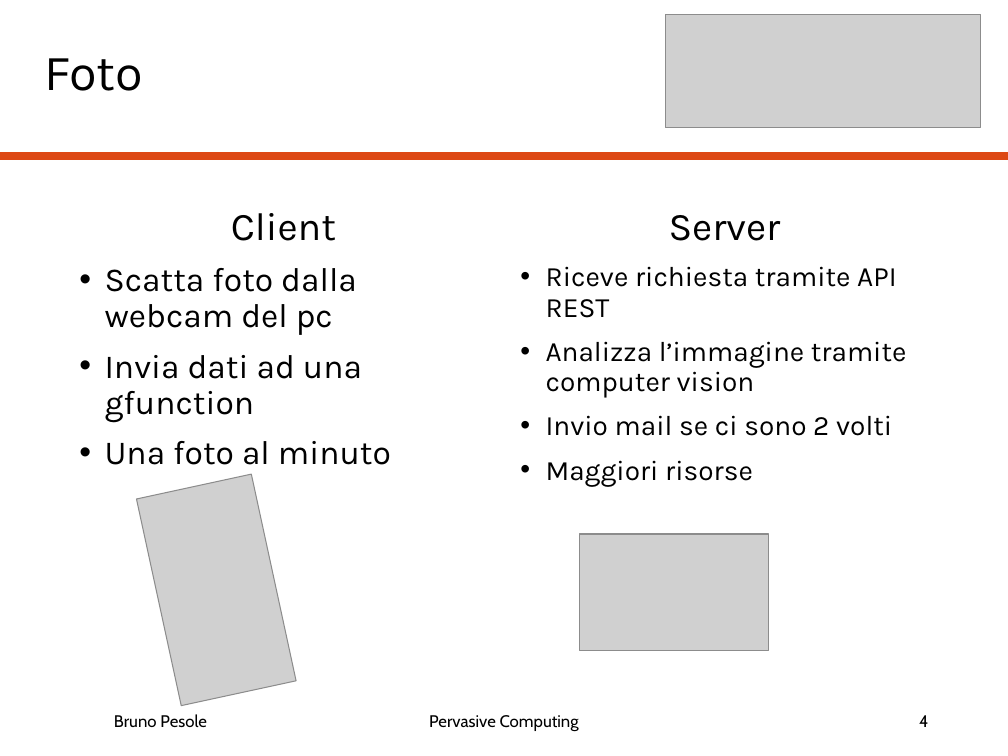
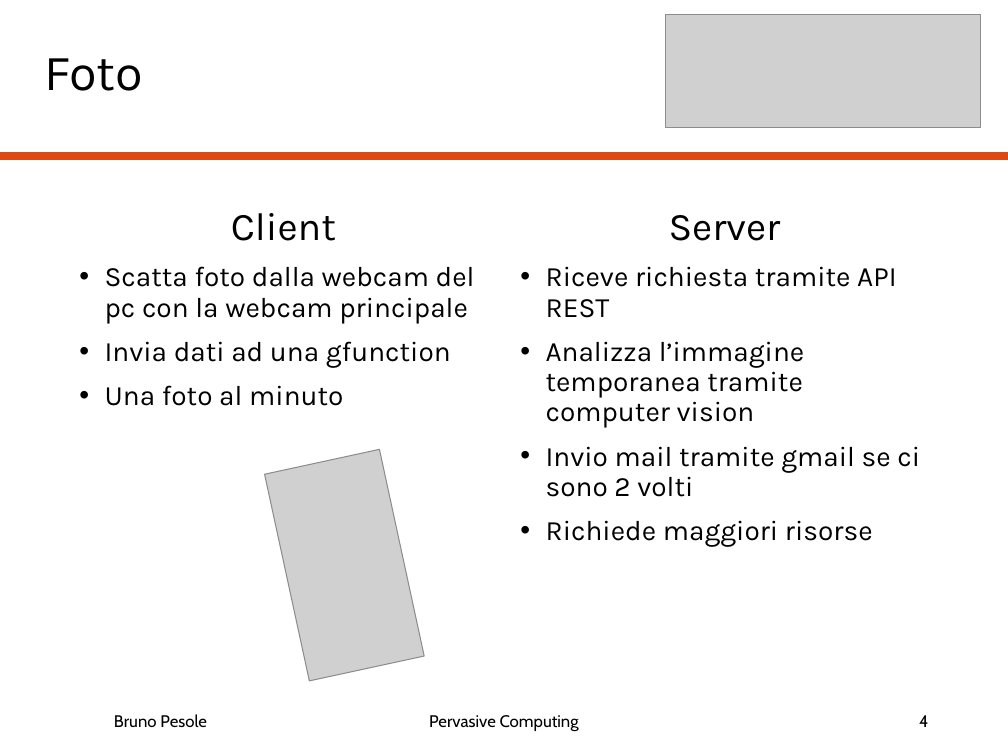
Before and after one commit to magicoderx/HomeGuard, a slide deck: slide 4 of docs/Presentazione.pptx. Drawn at 1008x756 pixels with LibreOffice and Linux fonts; fonts in the diff are those of the drawing; grey boxes stand for pictures. Boxes give left, top, right and bottom in pixels: in the first picture for what was removed or moved away, otherwise in the second. Text is boxed around its words. In the diff, an @@ line names an element or a change of style, - is before the commit and + after.

```diff
--- a/docs/Presentazione.pptx
+++ b/docs/Presentazione.pptx
@@ text at (105,266,475,324): text changed; size 24 to 20 pt @@
-• Scatta foto dalla webcam del pc
+• Scatta foto dalla webcam del pc con la webcam principale
@@ text at (105,341,451,406): size 24 to 20 pt in "Invia dati ad una gfunction", "Una foto al minuto" @@
@@ text at (546,341,920,547): text changed @@
-• Analizza l’immagine tramite computer vision
-• Invio mail se ci sono 2 volti
-• Maggiori risorse
+• Analizza l’immagine temporanea tramite computer vision
+• Invio mail tramite gmail se ci sono 2 volti
+• Richiede maggiori risorse
@@ picture: place and size @@
-picture at (136,474,296,706)
+picture at (264,450,424,681)
@@ picture removed at (580,534,768,651) @@
```
Also in this commit, not shown: 3 other slides changed, 2 other files.
